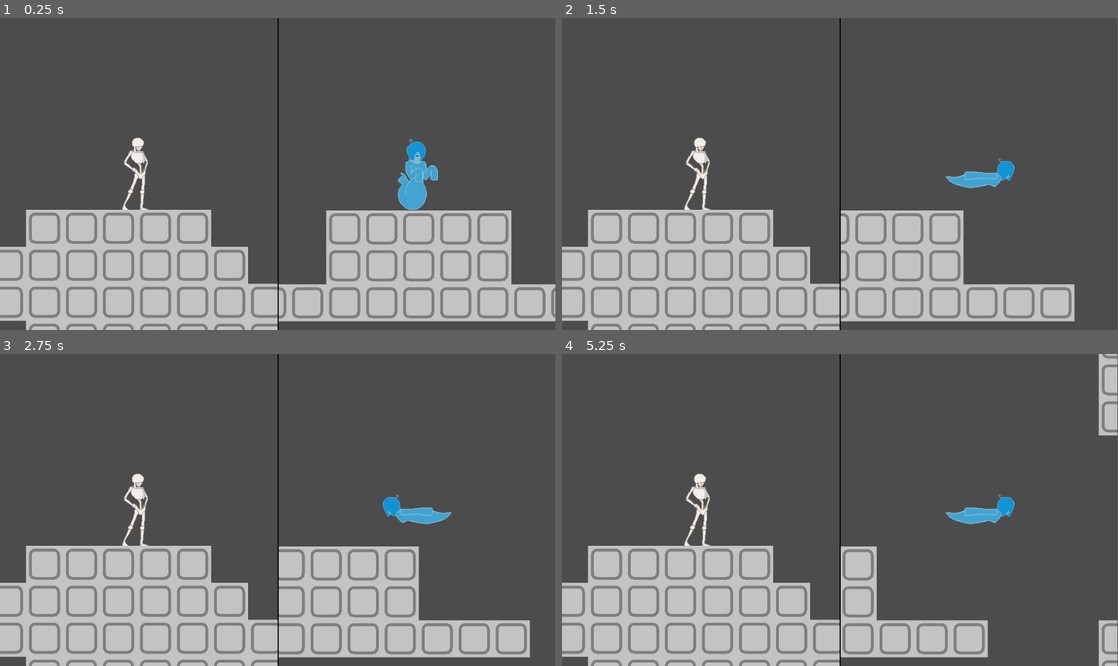
Above: before the commit, frames 1-4 (two rows, left to right).
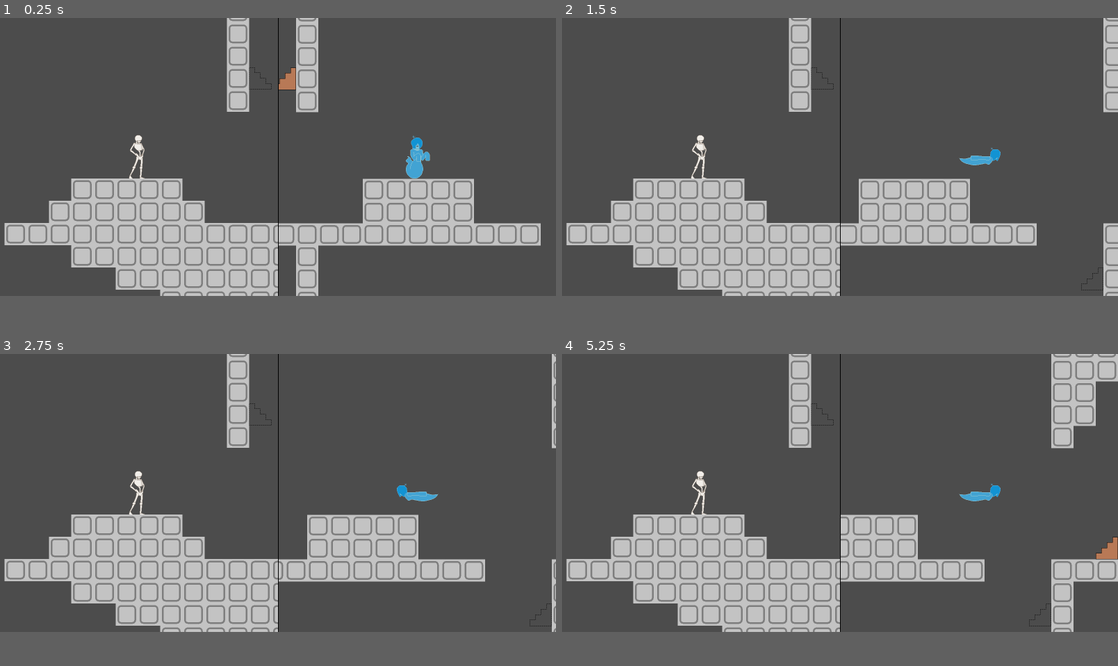
Above: after the commit, the same moments.

Repository: rakthalekk/ghosts-vs-skeletons
Game: Godot game, scene res://src/Main.tscn
The game is run twice, just before and just after one commit, with the same random seed, the same clock (stepped at 60 frames per second) and the same inputs. The engine's default icon, where the game draws it, is replaced by a stand-in: a white triangle on a blue panel in a dark square.
Inputs:
- Up to frame 1 (0.25 s): no input
- Up to frame 2 (1.5 s): tap Enter at 0.5 s; hold Right (ghost_move_right) from 0.53 s (still down); tap / (ghost_interact, bound only after the commit) at 0.6 s; tap W (skeleton_jump) at 0.77 s; tap S (skeleton_fall_through, bound only after the commit) at 0.8, 1.35 s
- Up to frame 3 (2.75 s): tap W (skeleton_jump) at 1.52 s; tap / (ghost_interact, bound only after the commit) at 1.55, 2.1 s; release Right (ghost_move_right) at 2.03 s; hold Left (ghost_move_left) from 2.03 s (still down); tap S (skeleton_fall_through, bound only after the commit) at 2.3 s
- Up to frame 4 (5.25 s): release Left (ghost_move_left) at 2.78 s; hold Right (ghost_move_right) 2.78-4.28 s; tap S (skeleton_fall_through, bound only after the commit) at 2.85, 3.8, 4.35 s; tap W (skeleton_jump) at 3.02, 3.77, 4.52 s; tap / (ghost_interact, bound only after the commit) at 3.05, 3.6, 4.55, 5.1 s; tap Shift (ghost_kill, bound only after the commit) at 4.15 s; hold Left (ghost_move_left) 4.28-5.03 s; tap E (skeleton_kill, bound only after the commit) at 4.9 s; hold Right (ghost_move_right) from 5.03 s (still down)
In our replay, the window is 799x449 before the commit and 800x400 after it. These sizes can differ from the game's own. Grey fills any space a smaller window leaves; there, only what the larger window draws over its background counts as a difference.

The runs differ from the first frame. In frame 1, 29% of the frame differs, in the area x 0-100%, y 0-100%; in frame 2, 27%; in frame 3, 26%; in frame 4, 28%.

Commit message:
updated map, statues, stairs, etc.

Diff:
--- a/GhostsVsSkeletons/project.godot
+++ b/GhostsVsSkeletons/project.godot
@@ -26,8 +26,8 @@
 
 [display]
 
-window/size/width=960
-window/size/height=540
+window/size/width=1600
+window/size/height=800
 
 [gui]
 
@@ -45,9 +45,19 @@
 "events": [ Object(InputEventKey,"resource_local_to_scene":false,"resource_name":"","device":0,"alt":false,"shift":false,"control":false,"meta":false,"command":false,"pressed":false,"scancode":0,"physical_scancode":68,"unicode":0,"echo":false,"script":null)
  ]
 }
+skeleton_fall_through={
+"deadzone": 0.5,
+"events": [ Object(InputEventKey,"resource_local_to_scene":false,"resource_name":"","device":0,"alt":false,"shift":false,"control":false,"meta":false,"command":false,"pressed":false,"scancode":0,"physical_scancode":83,"unicode":0,"echo":false,"script":null)
+ ]
+}
 skeleton_jump={
 "deadzone": 0.5,
 "events": [ Object(InputEventKey,"resource_local_to_scene":false,"resource_name":"","device":0,"alt":false,"shift":false,"control":false,"meta":false,"command":false,"pressed":false,"scancode":0,"physical_scancode":87,"unicode":0,"echo":false,"script":null)
+ ]
+}
+skeleton_kill={
+"deadzone": 0.5,
+"events": [ Object(InputEventKey,"resource_local_to_scene":false,"resource_name":"","device":0,"alt":false,"shift":false,"control":false,"meta":false,"command":false,"pressed":false,"scancode":0,"physical_scancode":69,"unicode":0,"echo":false,"script":null)
  ]
 }
 ghost_move_left={
@@ -70,6 +80,16 @@
 "events": [ Object(InputEventKey,"resource_local_to_scene":false,"resource_name":"","device":0,"alt":false,"shift":false,"control":false,"meta":false,"command":false,"pressed":false,"scancode":0,"physical_scancode":16777234,"unicode":0,"echo":false,"script":null)
  ]
 }
+ghost_kill={
+"deadzone": 0.5,
+"events": [ Object(InputEventKey,"resource_local_to_scene":false,"resource_name":"","device":0,"alt":false,"shift":false,"control":false,"meta":false,"command":false,"pressed":false,"scancode":16777237,"physical_scancode":0,"unicode":0,"echo":false,"script":null)
+ ]
+}
+ghost_interact={
+"deadzone": 0.5,
+"events": [ Object(InputEventKey,"resource_local_to_scene":false,"resource_name":"","device":0,"alt":false,"shift":false,"control":false,"meta":false,"command":false,"pressed":false,"scancode":0,"physical_scancode":47,"unicode":0,"echo":false,"script":null)
+ ]
+}
 
 [layer_names]
 
@@ -77,6 +97,8 @@
 2d_physics/layer_2="skeleton"
 2d_physics/layer_3="ghost"
 2d_physics/layer_4="human"
+2d_physics/layer_5="platforms"
+2d_physics/layer_6="activated"
 
 [physics]
 
--- a/GhostsVsSkeletons/src/Door.tscn
+++ b/GhostsVsSkeletons/src/Door.tscn
@@ -8,6 +8,7 @@
 script = ExtResource( 2 )
 
 [node name="SpawnTimer" type="Timer" parent="."]
+wait_time = 10.0
 autostart = true
 
 [connection signal="timeout" from="SpawnTimer" to="." method="_on_SpawnTimer_timeout"]
--- a/GhostsVsSkeletons/src/GhostPlayer.gd
+++ b/GhostsVsSkeletons/src/GhostPlayer.gd
@@ -6,25 +6,61 @@
 var direction = Vector2.ZERO
 var velocity = Vector2.ZERO
 
+var ghost_is_kill = false
+var interacting = false
+
 
 func _physics_process(delta):
 	get_direction()
+	get_input()
 
 	velocity = direction * speed
 
 	velocity = move_and_slide(velocity)
 
-	if direction.length() != 0:
-		$AnimationPlayer.play("moving")
-	else:
-		$AnimationPlayer.play("idle")
+	if !ghost_is_kill && !interacting:
+		if direction.y < 0:
+			$AnimationPlayer.play("move_up_right")
+		elif direction.y > 0:
+			$AnimationPlayer.play("move_down_right")
+		elif direction.x != 0:
+			$AnimationPlayer.play("moving")
+		else:
+			$AnimationPlayer.play("idle")
 
-	if direction.x > 0:
-		$Sprite.scale.x = 1
-	elif direction.x < 0:
-		$Sprite.scale.x = -1
+		if $AnimationPlayer.current_animation == "move_up_right" || $AnimationPlayer.current_animation == "move_down_right":
+			if direction.x > 0:
+				$Sprite.scale.x = -1
+			elif direction.x < 0:
+				$Sprite.scale.x = 1
+		elif direction.x > 0:
+			$Sprite.scale.x = 1
+		elif direction.x < 0:
+			$Sprite.scale.x = -1
 
 
 func get_direction():
 	direction = Vector2(Input.get_action_strength("ghost_move_right") - Input.get_action_strength("ghost_move_left"),
 		Input.get_action_strength("ghost_move_down") - Input.get_action_strength("ghost_move_up")).normalized()
+
+
+func get_input():
+	if Input.is_action_just_pressed("ghost_kill"):
+		$AnimationPlayer.play("kill")
+		ghost_is_kill = true
+	if Input.is_action_just_pressed("ghost_interact"):
+		$AnimationPlayer.play("interact")
+		interacting = true
+
+
+func when_ghost_is_no_longer_kill():
+	ghost_is_kill = false
+	interacting = false
+
+
+func _on_KillZone_body_entered(body):
+	body.ghostify()
+
+
+func _on_InteractZone_area_entered(area):
+	area.activate()
--- a/GhostsVsSkeletons/src/GhostPlayer.tscn
+++ b/GhostsVsSkeletons/src/GhostPlayer.tscn
@@ -1,8 +1,10 @@
-[gd_scene load_steps=8 format=2]
+[gd_scene load_steps=15 format=2]
 
 [ext_resource path="res://assets/Standing Ghost.png" type="Texture" id=1]
 [ext_resource path="res://src/GhostPlayer.gd" type="Script" id=2]
 [ext_resource path="res://assets/GRFI.png" type="Texture" id=3]
+[ext_resource path="res://assets/GRDFUI.png" type="Texture" id=4]
+[ext_resource path="res://assets/GRDFDI.png" type="Texture" id=5]
 
 [sub_resource type="RectangleShape2D" id=1]
 extents = Vector2( 30.5, 61 )
@@ -21,6 +23,30 @@
 "update": 0,
 "values": [ ExtResource( 1 ) ]
 }
+tracks/1/type = "value"
+tracks/1/path = NodePath("KillZone/CollisionShape2D:disabled")
+tracks/1/interp = 1
+tracks/1/loop_wrap = true
+tracks/1/imported = false
+tracks/1/enabled = true
+tracks/1/keys = {
+"times": PoolRealArray( 0 ),
+"transitions": PoolRealArray( 1 ),
+"update": 0,
+"values": [ true ]
+}
+tracks/2/type = "value"
+tracks/2/path = NodePath("InteractZone/CollisionShape2D:disabled")
+tracks/2/interp = 1
+tracks/2/loop_wrap = true
+tracks/2/imported = false
+tracks/2/enabled = true
+tracks/2/keys = {
+"times": PoolRealArray( 0 ),
+"transitions": PoolRealArray( 1 ),
+"update": 0,
+"values": [ true ]
+}
 
 [sub_resource type="Animation" id=3]
 resource_name = "idle"
@@ -37,6 +63,96 @@
 "values": [ ExtResource( 1 ) ]
 }
 
+[sub_resource type="Animation" id=9]
+resource_name = "interact"
+length = 0.2
+tracks/0/type = "value"
+tracks/0/path = NodePath("InteractZone/CollisionShape2D:disabled")
+tracks/0/interp = 1
+tracks/0/loop_wrap = true
+tracks/0/imported = false
+tracks/0/enabled = true
+tracks/0/keys = {
+"times": PoolRealArray( 0, 0.2 ),
+"transitions": PoolRealArray( 1, 1 ),
+"update": 1,
+"values": [ false, true ]
+}
+tracks/1/type = "method"
+tracks/1/path = NodePath(".")
+tracks/1/interp = 1
+tracks/1/loop_wrap = true
+tracks/1/imported = false
+tracks/1/enabled = true
+tracks/1/keys = {
+"times": PoolRealArray( 0.2 ),
+"transitions": PoolRealArray( 1 ),
+"values": [ {
+"args": [  ],
+"method": "when_ghost_is_no_longer_kill"
+} ]
+}
+
+[sub_resource type="Animation" id=7]
+resource_name = "kill"
+length = 0.2
+tracks/0/type = "value"
+tracks/0/path = NodePath("KillZone/CollisionShape2D:disabled")
+tracks/0/interp = 1
+tracks/0/loop_wrap = true
+tracks/0/imported = false
+tracks/0/enabled = true
+tracks/0/keys = {
+"times": PoolRealArray( 0, 0.2 ),
+"transitions": PoolRealArray( 1, 1 ),
+"update": 1,
+"values": [ false, true ]
+}
+tracks/1/type = "method"
+tracks/1/path = NodePath(".")
+tracks/1/interp = 1
+tracks/1/loop_wrap = true
+tracks/1/imported = false
+tracks/1/enabled = true
+tracks/1/keys = {
+"times": PoolRealArray( 0.2 ),
+"transitions": PoolRealArray( 1 ),
+"values": [ {
+"args": [  ],
+"method": "when_ghost_is_no_longer_kill"
+} ]
+}
+
+[sub_resource type="Animation" id=6]
+resource_name = "move_down_right"
+tracks/0/type = "value"
+tracks/0/path = NodePath("Sprite:texture")
+tracks/0/interp = 1
+tracks/0/loop_wrap = true
+tracks/0/imported = false
+tracks/0/enabled = true
+tracks/0/keys = {
+"times": PoolRealArray( 0 ),
+"transitions": PoolRealArray( 1 ),
+"update": 1,
+"values": [ ExtResource( 5 ) ]
+}
+
+[sub_resource type="Animation" id=5]
+resource_name = "move_up_right"
+tracks/0/type = "value"
+tracks/0/path = NodePath("Sprite:texture")
+tracks/0/interp = 1
+tracks/0/loop_wrap = true
+tracks/0/imported = false
+tracks/0/enabled = true
+tracks/0/keys = {
+"times": PoolRealArray( 0 ),
+"transitions": PoolRealArray( 1 ),
+"update": 1,
+"values": [ ExtResource( 4 ) ]
+}
+
 [sub_resource type="Animation" id=4]
 resource_name = "moving"
 tracks/0/type = "value"
@@ -51,6 +167,9 @@
 "update": 1,
 "values": [ ExtResource( 3 ) ]
 }
+
+[sub_resource type="RectangleShape2D" id=8]
+extents = Vector2( 45.5, 72.5 )
 
 [node name="GhostPlayer" type="KinematicBody2D"]
 collision_layer = 4
@@ -67,4 +186,29 @@
 [node name="AnimationPlayer" type="AnimationPlayer" parent="."]
 anims/RESET = SubResource( 2 )
 anims/idle = SubResource( 3 )
+anims/interact = SubResource( 9 )
+anims/kill = SubResource( 7 )
+anims/move_down_right = SubResource( 6 )
+anims/move_up_right = SubResource( 5 )
 anims/moving = SubResource( 4 )
+
+[node name="KillZone" type="Area2D" parent="."]
+collision_layer = 0
+collision_mask = 8
+
+[node name="CollisionShape2D" type="CollisionShape2D" parent="KillZone"]
+position = Vector2( -2.5, 3.5 )
+shape = SubResource( 8 )
+disabled = true
+
+[node name="InteractZone" type="Area2D" parent="."]
+collision_layer = 0
+collision_mask = 32
+
+[node name="CollisionShape2D" type="CollisionShape2D" parent="InteractZone"]
+position = Vector2( -2.5, 3.5 )
+shape = SubResource( 8 )
+disabled = true
+
+[connection signal="body_entered" from="KillZone" to="." method="_on_KillZone_body_entered"]
+[connection signal="area_entered" from="InteractZone" to="." method="_on_InteractZone_area_entered"]
--- a/GhostsVsSkeletons/src/Human.gd
+++ b/GhostsVsSkeletons/src/Human.gd
@@ -18,6 +18,14 @@
 		$Sprite.scale.x = -1
 
 
+func skeletonify():
+	$AnimationPlayer.play("skeleton")
+
+
+func ghostify():
+	$AnimationPlayer.play("ghost")
+
+
 func _on_Timer_timeout():
 	direction.x = -direction.x
 	$Timer.start(randf())
--- a/GhostsVsSkeletons/src/Human.tscn
+++ b/GhostsVsSkeletons/src/Human.tscn
@@ -1,13 +1,76 @@
-[gd_scene load_steps=4 format=2]
+[gd_scene load_steps=10 format=2]
 
 [ext_resource path="res://assets/Nature.png" type="Texture" id=1]
 [ext_resource path="res://src/Human.gd" type="Script" id=2]
+[ext_resource path="res://assets/Ice.png" type="Texture" id=3]
+[ext_resource path="res://assets/Fire.png" type="Texture" id=4]
 
 [sub_resource type="RectangleShape2D" id=1]
 extents = Vector2( 13.5, 30.5 )
 
+[sub_resource type="Animation" id=2]
+length = 0.001
+tracks/0/type = "value"
+tracks/0/path = NodePath("Sprite:texture")
+tracks/0/interp = 1
+tracks/0/loop_wrap = true
+tracks/0/imported = false
+tracks/0/enabled = true
+tracks/0/keys = {
+"times": PoolRealArray( 0 ),
+"transitions": PoolRealArray( 1 ),
+"update": 0,
+"values": [ ExtResource( 1 ) ]
+}
+
+[sub_resource type="Animation" id=4]
+resource_name = "ghost"
+tracks/0/type = "value"
+tracks/0/path = NodePath("Sprite:texture")
+tracks/0/interp = 1
+tracks/0/loop_wrap = true
+tracks/0/imported = false
+tracks/0/enabled = true
+tracks/0/keys = {
+"times": PoolRealArray( 0 ),
+"transitions": PoolRealArray( 1 ),
+"update": 1,
+"values": [ ExtResource( 3 ) ]
+}
+
+[sub_resource type="Animation" id=3]
+resource_name = "human"
+tracks/0/type = "value"
+tracks/0/path = NodePath("Sprite:texture")
+tracks/0/interp = 1
+tracks/0/loop_wrap = true
+tracks/0/imported = false
+tracks/0/enabled = true
+tracks/0/keys = {
+"times": PoolRealArray( 0 ),
+"transitions": PoolRealArray( 1 ),
+"update": 1,
+"values": [ ExtResource( 1 ) ]
+}
+
+[sub_resource type="Animation" id=5]
+resource_name = "skeleton"
+tracks/0/type = "value"
+tracks/0/path = NodePath("Sprite:texture")
+tracks/0/interp = 1
+tracks/0/loop_wrap = true
+tracks/0/imported = false
+tracks/0/enabled = true
+tracks/0/keys = {
+"times": PoolRealArray( 0 ),
+"transitions": PoolRealArray( 1 ),
+"update": 1,
+"values": [ ExtResource( 4 ) ]
+}
+
 [node name="Human" type="KinematicBody2D"]
 collision_layer = 8
+collision_mask = 17
 script = ExtResource( 2 )
 
 [node name="CollisionShape2D" type="CollisionShape2D" parent="."]
@@ -20,4 +83,11 @@
 [node name="Timer" type="Timer" parent="."]
 autostart = true
 
+[node name="AnimationPlayer" type="AnimationPlayer" parent="."]
+autoplay = "human"
+anims/RESET = SubResource( 2 )
+anims/ghost = SubResource( 4 )
+anims/human = SubResource( 3 )
+anims/skeleton = SubResource( 5 )
+
 [connection signal="timeout" from="Timer" to="." method="_on_Timer_timeout"]
--- a/GhostsVsSkeletons/src/Main.tscn
+++ b/GhostsVsSkeletons/src/Main.tscn
@@ -12,11 +12,11 @@
 custom_constants/separation = 0
 
 [node name="ViewportContainer" type="ViewportContainer" parent="HBoxContainer"]
-margin_right = 480.0
-margin_bottom = 540.0
+margin_right = 800.0
+margin_bottom = 800.0
 
 [node name="Viewport" type="Viewport" parent="HBoxContainer/ViewportContainer"]
-size = Vector2( 480, 540 )
+size = Vector2( 800, 800 )
 handle_input_locally = false
 usage = 0
 render_target_update_mode = 3
@@ -27,19 +27,19 @@
 current = true
 
 [node name="ColorRect" type="ColorRect" parent="HBoxContainer"]
-margin_left = 480.0
-margin_right = 482.0
-margin_bottom = 540.0
+margin_left = 800.0
+margin_right = 802.0
+margin_bottom = 800.0
 rect_min_size = Vector2( 2, 0 )
 color = Color( 0, 0, 0, 1 )
 
 [node name="ViewportContainer2" type="ViewportContainer" parent="HBoxContainer"]
-margin_left = 482.0
-margin_right = 962.0
-margin_bottom = 540.0
+margin_left = 802.0
+margin_right = 1602.0
+margin_bottom = 800.0
 
 [node name="Viewport" type="Viewport" parent="HBoxContainer/ViewportContainer2"]
-size = Vector2( 480, 540 )
+size = Vector2( 800, 800 )
 handle_input_locally = false
 usage = 0
 render_target_update_mode = 3
--- a/GhostsVsSkeletons/src/Map.tscn
+++ b/GhostsVsSkeletons/src/Map.tscn
@@ -1,9 +1,10 @@
-[gd_scene load_steps=8 format=2]
+[gd_scene load_steps=9 format=2]
 
 [ext_resource path="res://src/GhostPlayer.tscn" type="PackedScene" id=1]
 [ext_resource path="res://src/SkeletonPlayer.tscn" type="PackedScene" id=2]
 [ext_resource path="res://assets/tileset_placeholder.png" type="Texture" id=3]
 [ext_resource path="res://src/Stairs.tscn" type="PackedScene" id=4]
+[ext_resource path="res://src/Statue.tscn" type="PackedScene" id=5]
 [ext_resource path="res://src/Door.tscn" type="PackedScene" id=6]
 
 [sub_resource type="ConvexPolygonShape2D" id=2]
@@ -49,4 +50,13 @@
 tile_data = PoolIntArray( -1703923, 2, 0, -1703895, 3, 0, -1507317, 0, 0, -1507289, 1, 0, -1310707, 2, 0, -1310679, 3,  …(443 unchanged characters)…
 
 [node name="Door" parent="." instance=ExtResource( 6 )]
-position = Vector2( 2267, 757 )
+position = Vector2( 2272, 800 )
+
+[node name="Statue" parent="." instance=ExtResource( 5 )]
+position = Vector2( 2277, 1693 )
+
+[node name="Statue2" parent="." instance=ExtResource( 5 )]
+position = Vector2( 4165, -97 )
+
+[node name="Statue3" parent="." instance=ExtResource( 5 )]
+position = Vector2( 1386, -1893 )
--- a/GhostsVsSkeletons/src/SkeletonPlayer.gd
+++ b/GhostsVsSkeletons/src/SkeletonPlayer.gd
@@ -1,5 +1,6 @@
 extends GroundedActor
 
+var skeleton_is_kill = false
 
 # Called when the node enters the scene tree for the first time.
 func _ready():
@@ -8,6 +9,7 @@
 
 func _physics_process(delta):
 	get_direction()
+	get_input()
 
 	var is_jump_interrupted = Input.is_action_just_released("skeleton_jump") and velocity.y < 0.0
 	velocity = calculate_move_velocity(velocity, direction, speed, is_jump_interrupted)
@@ -15,15 +17,26 @@
 	snap_vector = Vector2.DOWN * FLOOR_DETECT_DISTANCE if direction.y == 0.0 else Vector2.ZERO
 	velocity = move_and_slide_with_snap(velocity, snap_vector, FLOOR_NORMAL, true, 4, 0.9, false)
 
-	if direction.length() != 0:
-		$AnimationPlayer.play("moving")
-	else:
-		$AnimationPlayer.play("idle")
+	if !skeleton_is_kill:
+		if direction.length() != 0:
+			$AnimationPlayer.play("moving")
+		else:
+			$AnimationPlayer.play("idle")
 
-	if direction.x > 0:
-		$Sprite.scale.x = 1
-	elif direction.x < 0:
-		$Sprite.scale.x = -1
+		if direction.x > 0:
+			$Sprite.scale.x = 1
+		elif direction.x < 0:
+			$Sprite.scale.x = -1
+
+
+func get_input():
+	if Input.is_action_just_pressed("skeleton_fall_through"):
+		set_collision_mask_bit(4, false)
+	if Input.is_action_just_released("skeleton_fall_through"):
+		set_collision_mask_bit(4, true)
+	if Input.is_action_just_pressed("skeleton_kill"):
+		$AnimationPlayer.play("kill")
+		skeleton_is_kill = true
 
 
 func get_direction():
@@ -45,3 +58,11 @@
 	if is_jump_interrupted:
 		v.y *= 0.5
 	return v
+
+
+func when_skeleton_is_no_longer_kill():
+	skeleton_is_kill = false
+
+
+func _on_KillZone_body_entered(body):
+	body.skeletonify()
--- a/GhostsVsSkeletons/src/SkeletonPlayer.tscn
+++ b/GhostsVsSkeletons/src/SkeletonPlayer.tscn
@@ -21,6 +21,18 @@
 "update": 0,
 "values": [ ExtResource( 1 ) ]
 }
+tracks/1/type = "value"
+tracks/1/path = NodePath("KillZone/CollisionShape2D:disabled")
+tracks/1/interp = 1
+tracks/1/loop_wrap = true
+tracks/1/imported = false
+tracks/1/enabled = true
+tracks/1/keys = {
+"times": PoolRealArray( 0 ),
+"transitions": PoolRealArray( 1 ),
+"update": 0,
+"values": [ true ]
+}
 
 [sub_resource type="Animation" id=3]
 resource_name = "idle"
@@ -35,6 +47,36 @@
 "transitions": PoolRealArray( 1 ),
 "update": 1,
 "values": [ ExtResource( 1 ) ]
+}
+
+[sub_resource type="Animation" id=5]
+resource_name = "kill"
+length = 0.2
+tracks/0/type = "value"
+tracks/0/path = NodePath("KillZone/CollisionShape2D:disabled")
+tracks/0/interp = 1
+tracks/0/loop_wrap = true
+tracks/0/imported = false
+tracks/0/enabled = true
+tracks/0/keys = {
+"times": PoolRealArray( 0, 0.2 ),
+"transitions": PoolRealArray( 1, 1 ),
+"update": 1,
+"values": [ false, true ]
+}
+tracks/1/type = "method"
+tracks/1/path = NodePath(".")
+tracks/1/interp = 1
+tracks/1/loop_wrap = true
+tracks/1/imported = false
+tracks/1/enabled = true
+tracks/1/keys = {
+"times": PoolRealArray( 0.2 ),
+"transitions": PoolRealArray( 1 ),
+"values": [ {
+"args": [  ],
+"method": "when_skeleton_is_no_longer_kill"
+} ]
 }
 
 [sub_resource type="Animation" id=4]
@@ -52,8 +94,12 @@
 "values": [ ExtResource( 3 ) ]
 }
 
+[sub_resource type="RectangleShape2D" id=6]
+extents = Vector2( 45, 70 )
+
 [node name="SkeletonPlayer" type="KinematicBody2D"]
 collision_layer = 2
+collision_mask = 17
 script = ExtResource( 2 )
 
 [node name="CollisionShape2D" type="CollisionShape2D" parent="."]
@@ -66,4 +112,16 @@
 [node name="AnimationPlayer" type="AnimationPlayer" parent="."]
 anims/RESET = SubResource( 2 )
 anims/idle = SubResource( 3 )
+anims/kill = SubResource( 5 )
 anims/moving = SubResource( 4 )
+
+[node name="KillZone" type="Area2D" parent="."]
+collision_layer = 0
+collision_mask = 8
+
+[node name="CollisionShape2D" type="CollisionShape2D" parent="KillZone"]
+position = Vector2( -1, -2 )
+shape = SubResource( 6 )
+disabled = true
+
+[connection signal="body_entered" from="KillZone" to="." method="_on_KillZone_body_entered"]
--- a/GhostsVsSkeletons/src/Stairs.tscn
+++ b/GhostsVsSkeletons/src/Stairs.tscn
@@ -22,11 +22,11 @@
 0/shape_offset = Vector2( 0, 0 )
 0/shape_transform = Transform2D( 1, 0, 0, 1, 0, 0 )
 0/shape = SubResource( 3 )
-0/shape_one_way = false
+0/shape_one_way = true
 0/shape_one_way_margin = 1.0
 0/shapes = [ {
 "autotile_coord": Vector2( 0, 0 ),
-"one_way": false,
+"one_way": true,
 "one_way_margin": 1.0,
 "shape": SubResource( 3 ),
 "shape_transform": Transform2D( 1, 0, 0, 1, 0, 0 )
@@ -57,11 +57,11 @@
 2/shape_offset = Vector2( 0, 0 )
 2/shape_transform = Transform2D( 1, 0, 0, 1, 0, 0 )
 2/shape = SubResource( 4 )
-2/shape_one_way = false
+2/shape_one_way = true
 2/shape_one_way_margin = 1.0
 2/shapes = [ {
 "autotile_coord": Vector2( 0, 0 ),
-"one_way": false,
+"one_way": true,
 "one_way_margin": 1.0,
 "shape": SubResource( 4 ),
 "shape_transform": Transform2D( 1, 0, 0, 1, 0, 0 )
@@ -84,6 +84,8 @@
 
 [node name="Stairs" type="TileMap"]
 tile_set = SubResource( 5 )
+collision_layer = 16
+collision_mask = 0
 format = 1
 tile_data = PoolIntArray( 1703948, 2, 0, 1703953, 1, 0 )
 script = ExtResource( 2 )
--- /dev/null
+++ b/GhostsVsSkeletons/src/Statue.gd
@@ -0,0 +1,25 @@
+extends Area2D
+
+onready var stairs = get_parent().get_node("Stairs")
+
+func activate():
+	trigger_stairs()
+
+
+func trigger_stairs():
+	var active_right_stairs = stairs.get_used_cells_by_id(0)
+	var inactive_right_stairs = stairs.get_used_cells_by_id(1)
+	var active_left_stairs = stairs.get_used_cells_by_id(2)
+	var inactive_left_stairs = stairs.get_used_cells_by_id(3)
+
+	for stair in active_left_stairs:
+		stairs.set_cellv(stair, 3)
+
+	for stair in inactive_left_stairs:
+		stairs.set_cellv(stair, 2)
+
+	for stair in active_right_stairs:
+		stairs.set_cellv(stair, 1)
+
+	for stair in inactive_right_stairs:
+		stairs.set_cellv(stair, 0)
--- /dev/null
+++ b/GhostsVsSkeletons/src/Statue.tscn
@@ -0,0 +1,20 @@
+[gd_scene load_steps=4 format=2]
+
+[ext_resource path="res://icon.png" type="Texture" id=1]
+[ext_resource path="res://src/Statue.gd" type="Script" id=2]
+
+[sub_resource type="RectangleShape2D" id=1]
+extents = Vector2( 31, 31.5 )
+
+[node name="Statue" type="Area2D"]
+collision_layer = 32
+collision_mask = 0
+script = ExtResource( 2 )
+
+[node name="Sprite" type="Sprite" parent="."]
+modulate = Color( 0.384314, 0.376471, 0.376471, 1 )
+texture = ExtResource( 1 )
+
+[node name="CollisionShape2D" type="CollisionShape2D" parent="."]
+position = Vector2( 0, -0.5 )
+shape = SubResource( 1 )
Not shown, added: GhostsVsSkeletons/assets/GRDFDI.png.import
Not shown: 1 places in GhostsVsSkeletons/src/SkeletonPlayer.tscn that only renumber resources
